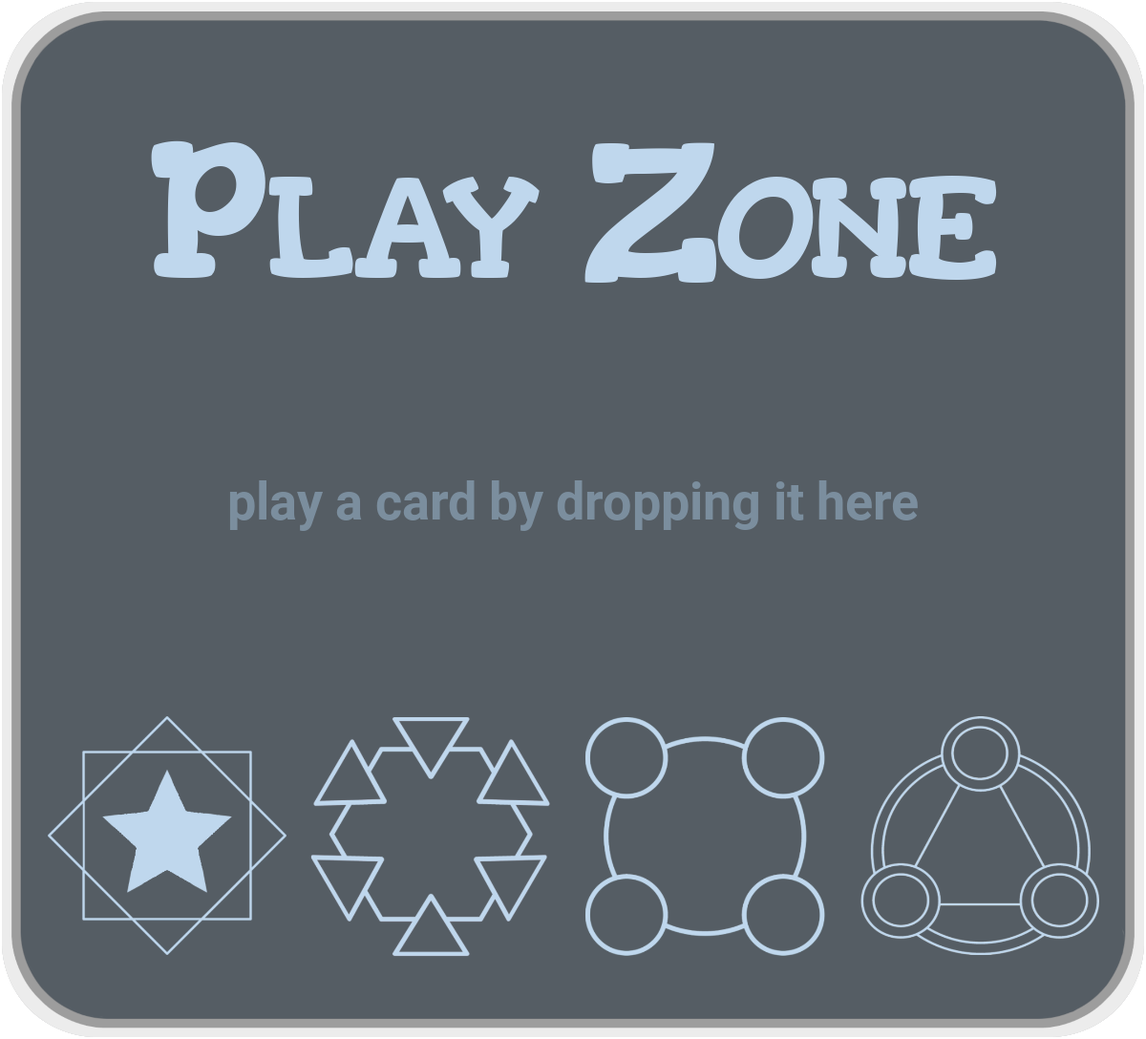
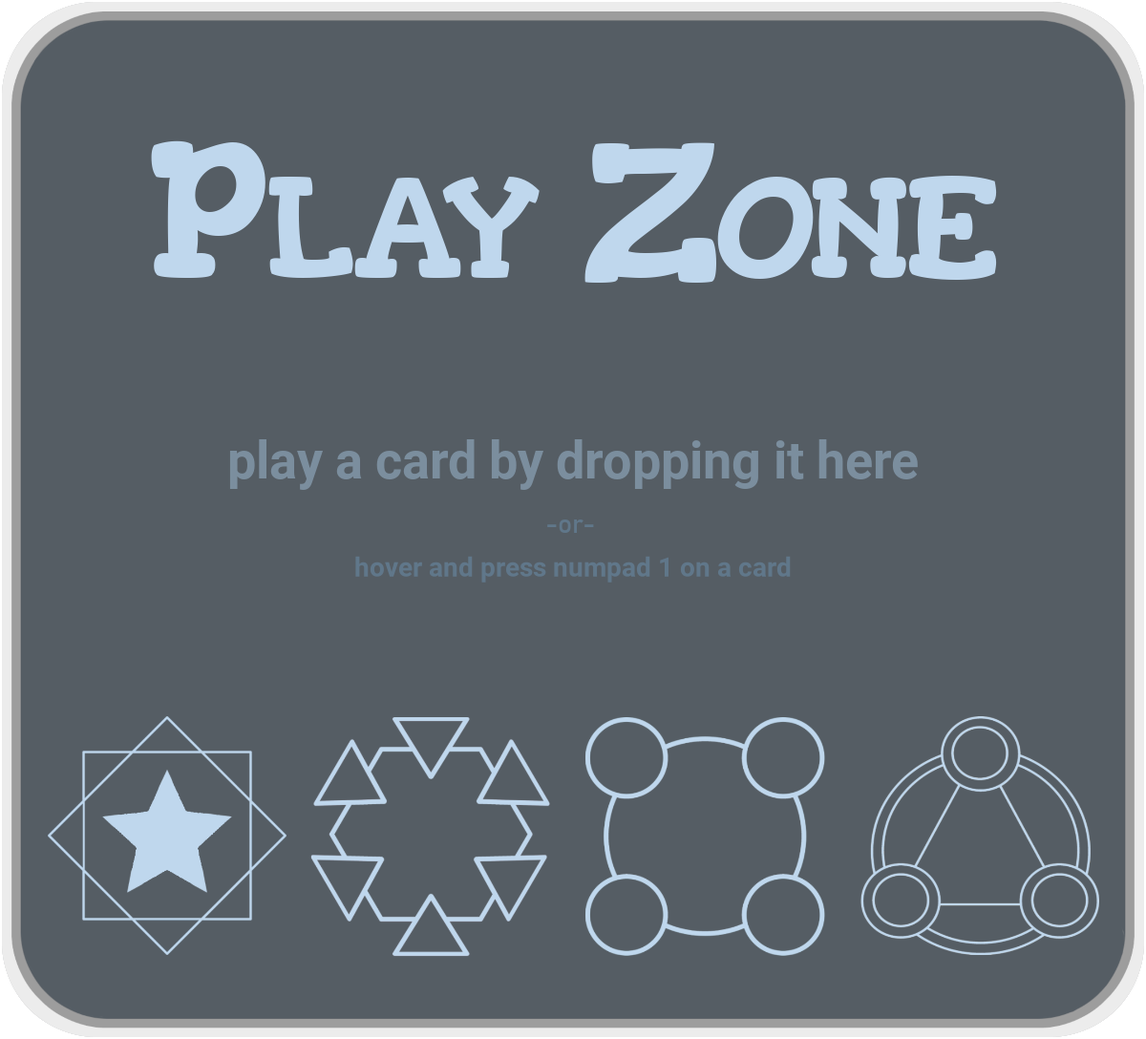
Two versions of the same layered image (1146x1039). Layer-by-layer changes:
added layer "-or- ..." above "play a card by dropping it her..." over box(355, 519, 791, 583)
painted on "play a card by dropping it her..." over box(229, 439, 918, 532)
